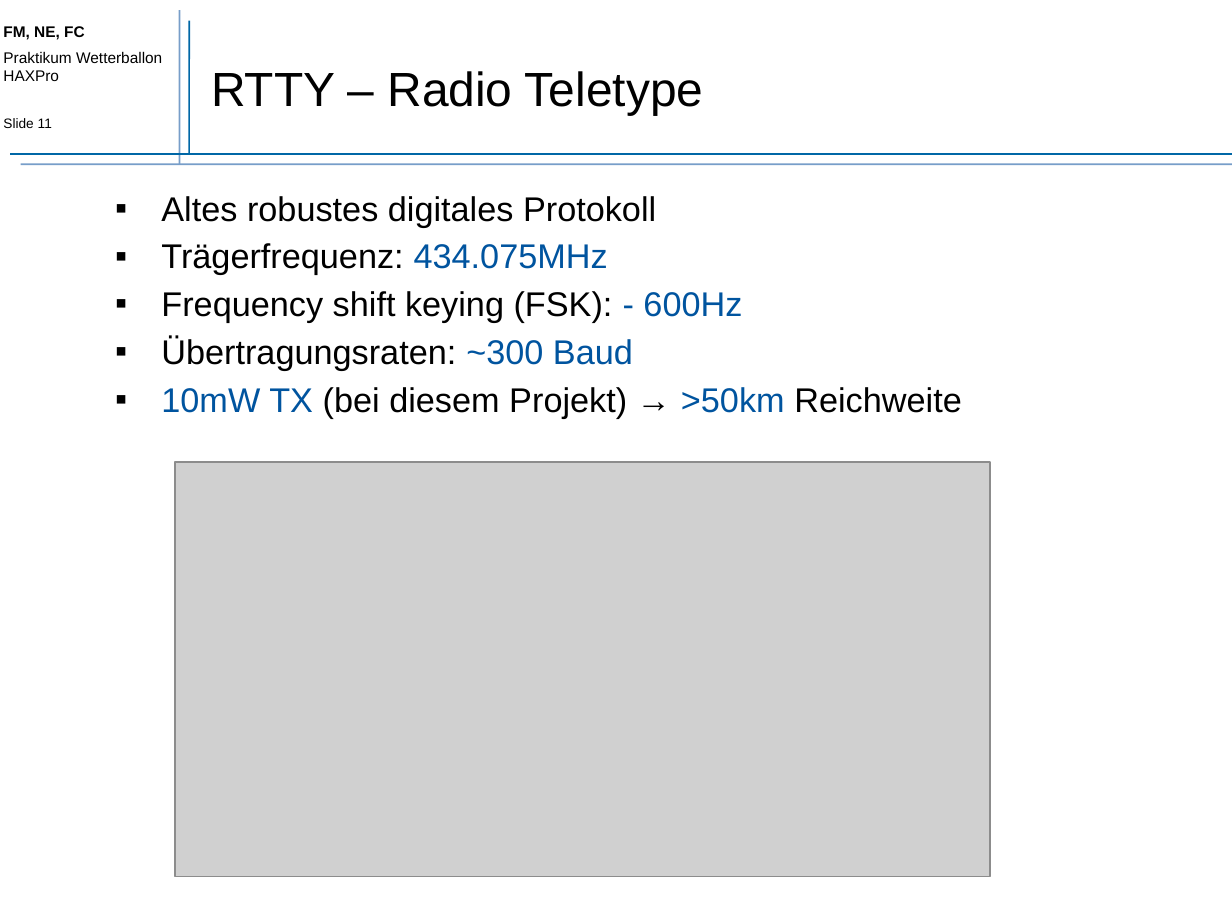
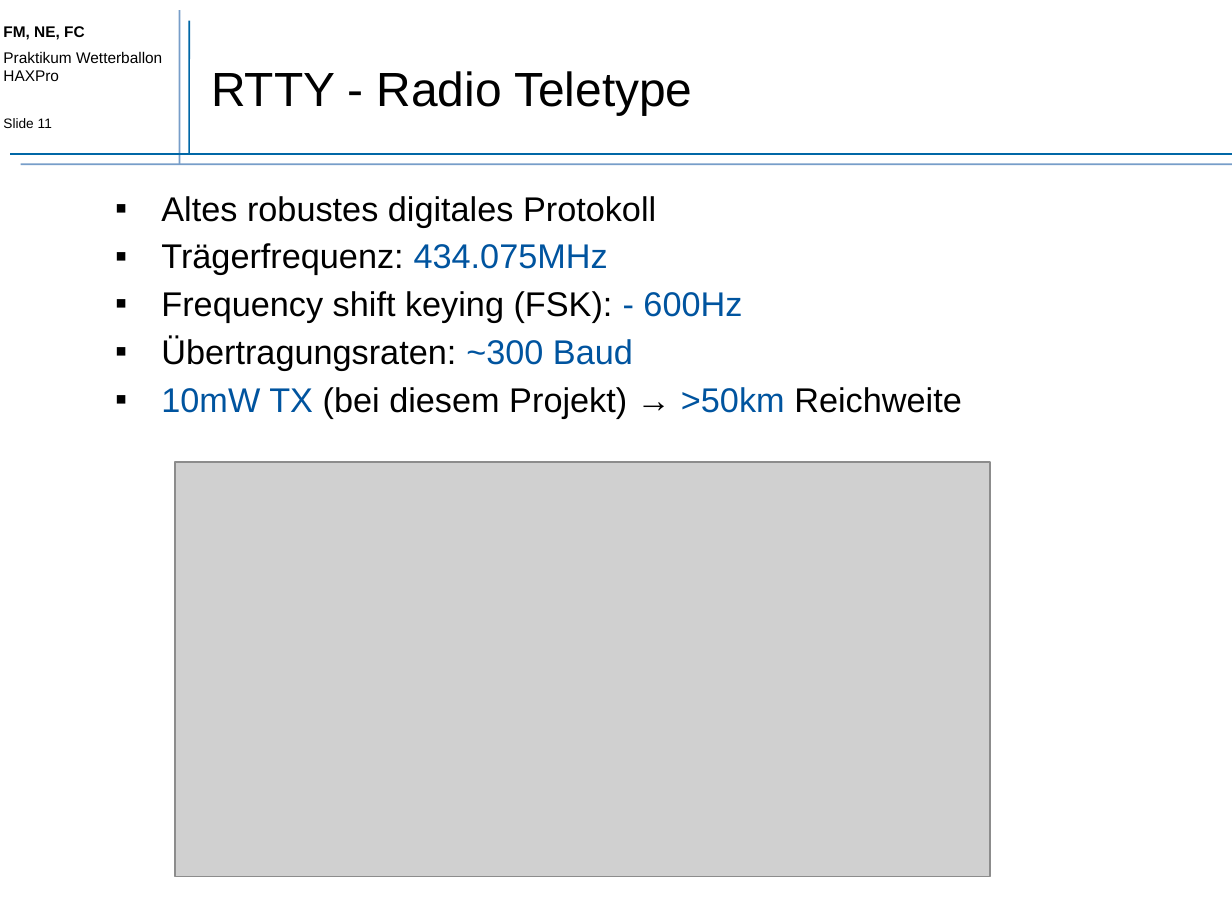
Before and after one commit to neitmedia/haxpro, a slide deck: slide 11 of präsentation/projekt_wetterballon.pptx. Drawn at 1232x924 pixels with LibreOffice and Linux fonts; fonts in the diff are those of the drawing; grey boxes stand for pictures. Boxes give left, top, right and bottom in pixels: in the first picture for what was removed or moved away, otherwise in the second. Text is boxed around its words. In the diff, an @@ line names an element or a change of style, - is before the commit and + after.

Commit message:
spelling

```diff
--- a/präsentation/projekt_wetterballon.pptx
+++ b/präsentation/projekt_wetterballon.pptx
@@ title at (211, 71, 692, 115): text changed @@
-RTTY – Radio Teletype
+RTTY - Radio Teletype
```
Also in this commit, not shown: 2 other slides changed.
